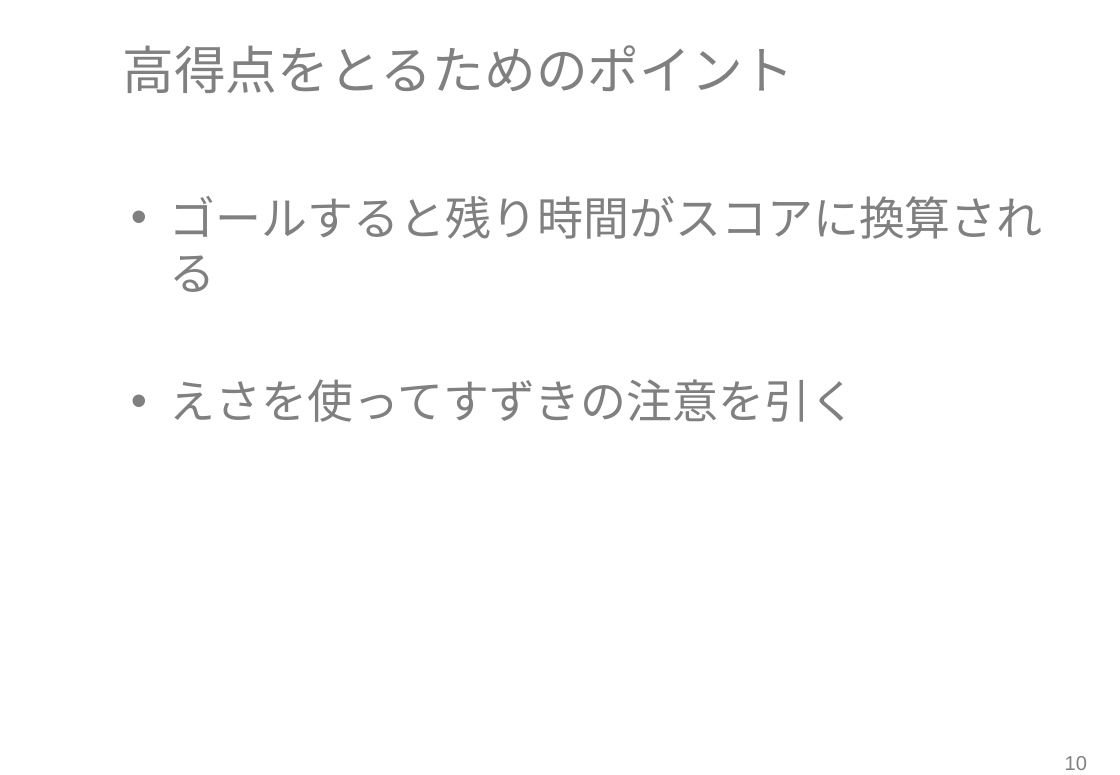
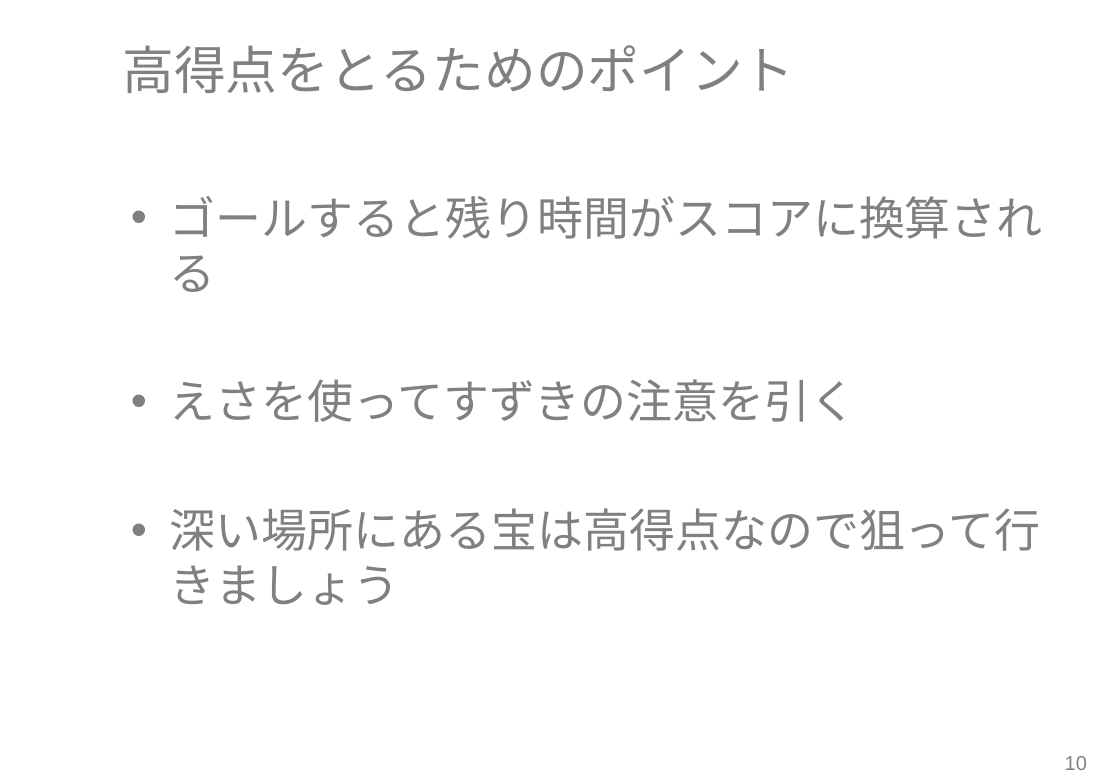
Before and after one commit to RubyCamp/rc2016s_g6, a slide deck: slide 11 of shinziko.pptx. Drawn at 1120x775 pixels with LibreOffice and Linux fonts; fonts in the diff are those of the drawing; background and template pictures are left out. Boxes give left, top, right and bottom in pixels: in the first picture for what was removed or moved away, otherwise in the second. Text is boxed around its words. In the diff, an @@ line names an element or a change of style, - is before the commit and + after.

Commit message:
深い宝ほど得点が上がるように修正

```diff
--- a/shinziko.pptx
+++ b/shinziko.pptx
@@ text at bbox=[170, 508, 1041, 605]: paragraph added @@
+• 深い場所にある宝は高得点なので狙って行きましょう
```
Also in this commit, not shown: 4 other slides changed, 1 other file.
